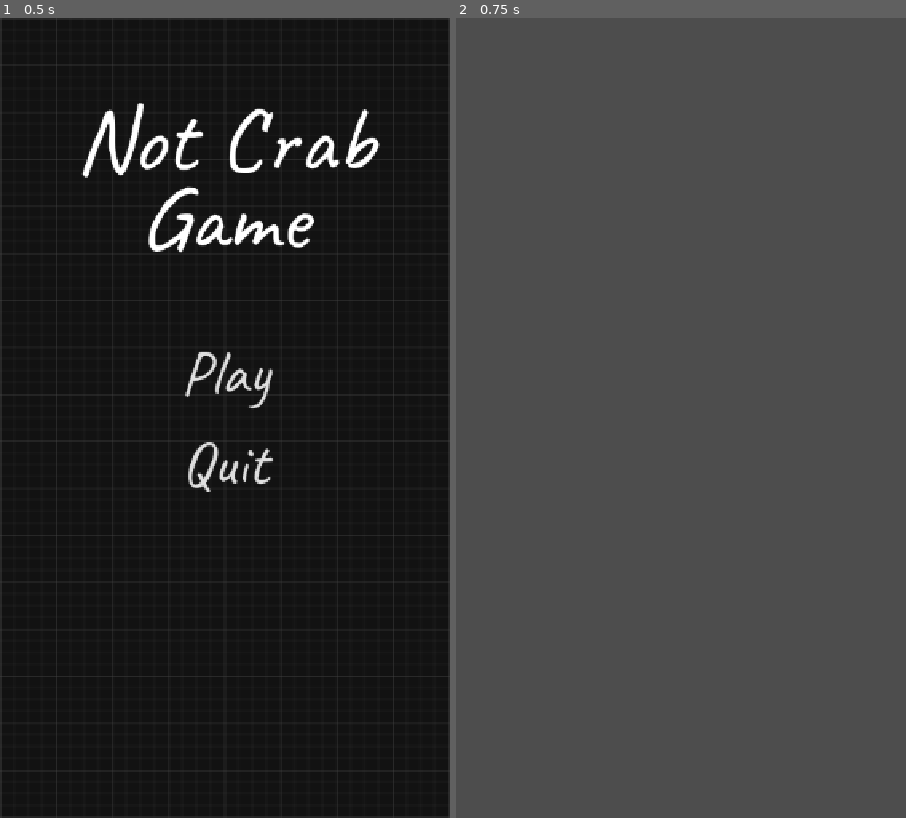
Above: before the commit, frames 1-2 (left to right).
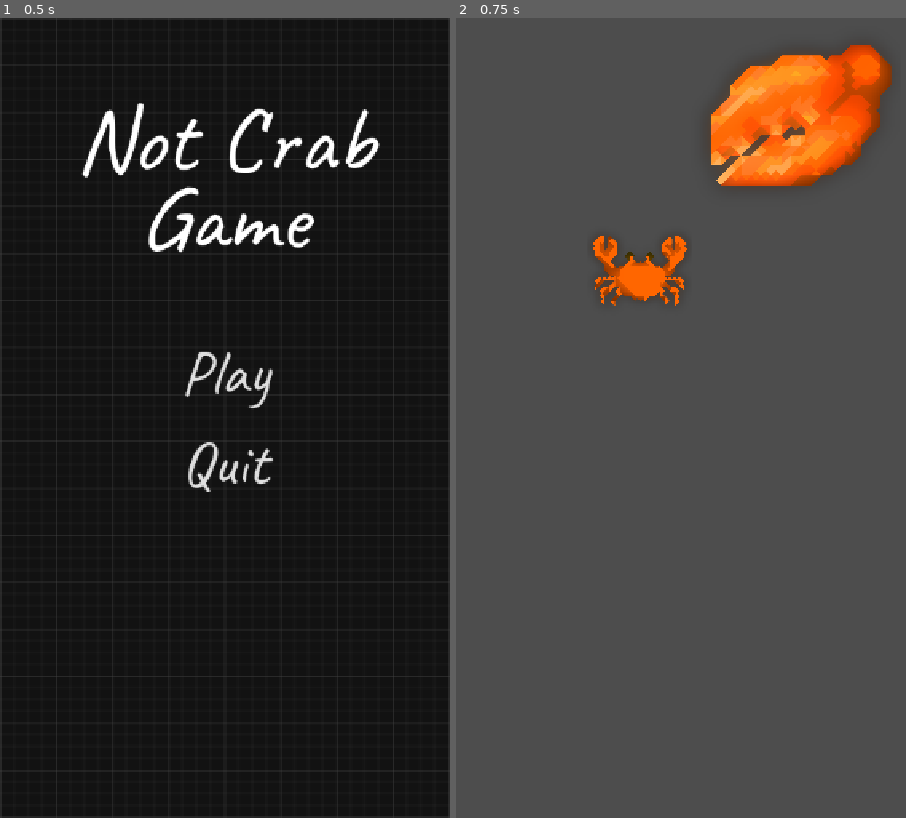
Above: after the commit, the same moments.

Repository: romeshdev/GGJ26
Game: Godot game, scene res://Scenes/Start.tscn
Two runs of this game, one before a commit and one after it. Both use one fixed random seed, a clock stepped at 60 frames per second and the inputs below.
Inputs:
- Up to frame 1 (0.5 s): no input
- Up to frame 2 (0.75 s): click "Play" at 0.5 s

Frame 1 is identical in both runs. In frame 2, 6.3% of the frame differs, in the area x 30-97%, y 3-36%.

Commit message:
AddingClaw

Diff:
--- /dev/null
+++ b/Content/Art/Frames/claw_01_frames.tres
@@ -0,0 +1,79 @@
+[gd_resource type="SpriteFrames" format=3 uid="uid://43rlntooxaig"]
+
+[ext_resource type="Texture2D" uid="uid://bshmv6q6f5euw" path="res://Content/Art/SpriteSheets/claw_01/Frame001.png" id="1_aln0f"]
+[ext_resource type="Texture2D" uid="uid://bfw002rvclxpc" path="res://Content/Art/SpriteSheets/claw_01/Frame003.png" id="2_jtwpf"]
+[ext_resource type="Texture2D" uid="uid://k11tisng7nbr" path="res://Content/Art/SpriteSheets/claw_01/Frame002.png" id="3_0kqjn"]
+
+[resource]
+animations = [{
+"frames": [{
+"duration": 1.0,
+"texture": ExtResource("1_aln0f")
+}, {
+"duration": 1.0,
+"texture": ExtResource("2_jtwpf")
+}],
+"loop": true,
+"name": &"Close",
+"speed": 5.0
+}, {
+"frames": [{
+"duration": 1.0,
+"texture": ExtResource("2_jtwpf")
+}, {
+"duration": 1.0,
+"texture": ExtResource("3_0kqjn")
+}],
+"loop": true,
+"name": &"Close_idle",
+"speed": 5.0
+}, {
+"frames": [{
+"duration": 1.0,
+"texture": ExtResource("2_jtwpf")
+}, {
+"duration": 1.0,
+"texture": ExtResource("3_0kqjn")
+}, {
+"duration": 1.0,
+"texture": ExtResource("1_aln0f")
+}],
+"loop": true,
+"name": &"Close_open",
+"speed": 5.0
+}, {
+"frames": [{
+"duration": 1.0,
+"texture": ExtResource("2_jtwpf")
+}],
+"loop": true,
+"name": &"Closed_hold",
+"speed": 5.0
+}, {
+"frames": [{
+"duration": 1.0,
+"texture": ExtResource("3_0kqjn")
+}],
+"loop": true,
+"name": &"Idle",
+"speed": 5.0
+}, {
+"frames": [{
+"duration": 1.0,
+"texture": ExtResource("3_0kqjn")
+}, {
+"duration": 1.0,
+"texture": ExtResource("1_aln0f")
+}],
+"loop": true,
+"name": &"Idle_Open",
+"speed": 5.0
+}, {
+"frames": [{
+"duration": 1.0,
+"texture": ExtResource("1_aln0f")
+}],
+"loop": true,
+"name": &"Open_hold",
+"speed": 5.0
+}]
--- a/Scenes/Game.tscn
+++ b/Scenes/Game.tscn
@@ -1,3 +1,12 @@
-[gd_scene format=3 uid="uid://ca4j57ohbw1ju"]
+[gd_scene format=3 uid="uid://bslfr5j33ol0i"]
+
+[ext_resource type="PackedScene" uid="uid://drqjkuho7smeb" path="res://Scenes/claw.tscn" id="1_gl6un"]
+[ext_resource type="PackedScene" uid="uid://dwqk0ah3vl0dm" path="res://Scenes/crab.tscn" id="2_j5yw3"]
 
 [node name="Node2D" type="Node2D" unique_id=2067413308]
+
+[node name="claw" parent="." unique_id=1690842599 instance=ExtResource("1_gl6un")]
+position = Vector2(433, 228)
+
+[node name="Crab" parent="." unique_id=1166987651 instance=ExtResource("2_j5yw3")]
+position = Vector2(294, 409)
--- /dev/null
+++ b/Scenes/claw.tscn
@@ -0,0 +1,21 @@
+[gd_scene format=3 uid="uid://drqjkuho7smeb"]
+
+[ext_resource type="SpriteFrames" uid="uid://43rlntooxaig" path="res://Content/Art/Frames/claw_01_frames.tres" id="1_bcojo"]
+
+[sub_resource type="CapsuleShape2D" id="CapsuleShape2D_8412e"]
+radius = 102.0
+height = 204.0
+
+[node name="claw" type="Area2D" unique_id=1690842599]
+metadata/_edit_lock_ = true
+
+[node name="AnimatedSprite2D" type="AnimatedSprite2D" parent="." unique_id=482661796]
+position = Vector2(111, -56)
+scale = Vector2(0.4, 0.4)
+sprite_frames = ExtResource("1_bcojo")
+animation = &"Close_open"
+
+[node name="CollisionShape2D" type="CollisionShape2D" parent="." unique_id=724221244]
+position = Vector2(1, 1)
+scale = Vector2(0.5, 0.5)
+shape = SubResource("CapsuleShape2D_8412e")
Binary file added: Content/Art/SpriteSheets/claw_01/Frame001.png
Not shown, added: Content/Art/SpriteSheets/claw_01/Frame001.png.import
Binary file added: Content/Art/SpriteSheets/claw_01/Frame002.png
Not shown, added: Content/Art/SpriteSheets/claw_01/Frame002.png.import
Binary file added: Content/Art/SpriteSheets/claw_01/Frame003.png
Not shown, added: Content/Art/SpriteSheets/claw_01/Frame003.png.import
Not shown, added: Content/Art/SpriteSheets/crab_01/Crab_hexels.hxl
